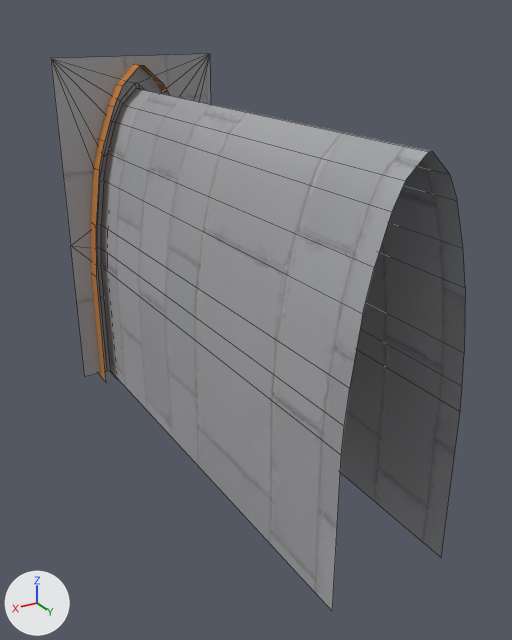
The FBX model Assets/Project/Art/Environment/Kit Jardins/SM_Exit_Garden.fbx, before and after one commit.
Camera for both pictures: a 50 mm lens placed at (19.0, 36.52, 11.89), pointed at (12.13, 25.07, 6.17). The axes (+X, +Y, +Z) are drawn at lower left. The lights are the same throughout. Mesh edges are drawn as thin lines. Where no turn or scale is listed for an object, it has been applied to the vertices.

Objects in the first picture: 'SM_Exit_Garden'.
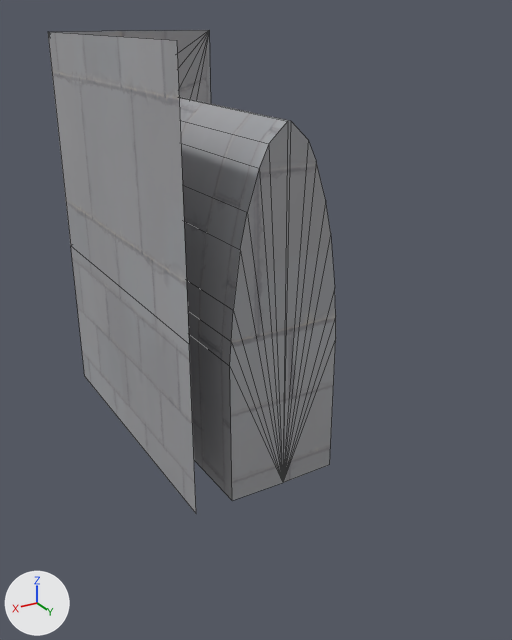
Boxes [x1, y1, x2, y2] around the edits, measured in the pictures (512 x 640 px):
'SM_Exit_Garden', reshaped (30% narrower, 13% shorter): before [51, 54, 465, 610]; after [48, 30, 336, 513]

The change, as a list of edits to the scene's bpy script:
```text
Change me_sm_exit_garden:
    used by ob_sm_exit_garden; location = (10.24, 19.66, 3.0)
    remove me_sm_exit_garden.from_pydata(...)  # 124 vertices, 96 faces; spans x 0.0..4.0, y -0.35..10.0, z -0.12..8.0
    add me_sm_exit_garden.from_pydata(...)  # 128 vertices, 115 faces; spans x 0.0..4.0, y -0.35..6.66, z -0.12..8.55
    me_sm_exit_garden part 1
    18 vertices are removed from x 0.8..3.2, y 10.0, z 0.0..7.26
    17 faces are deleted
    2 vertices move from x 0.0..4.0, y 0.0, z 8.0 to x 0.0..4.0, y 0.0, z 8.55
    22 vertices are added at x 0.8..4.0, y 6.66, z -0.03..8.55
    36 new faces join them
```
